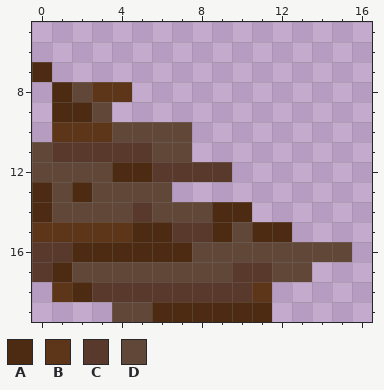
One commit to this pixel-art sprite: src/assets/block/wood/red/bottom_left/wood_red_bottom_left_1.png. This is how it looked before the edit.
The file is 20x20 pixels. Shown: x 0..16, y 5..19.
Palette (. is transparent): A #4d2b12  B #5d3518  C #59392c  D #604737
And afterwards:
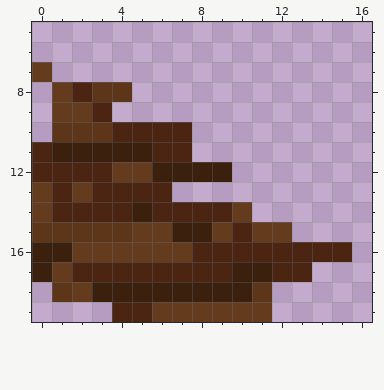
The commit says: all new darker woods
Diff:
colour A: #4d2b12 -> #653b1d
colour C: #59392c -> #3b200e
colour D: #604737 -> #4b2412
Changed rows in their new state; - is a pixel that keeps its letter.
first column x 9:
14 D
Where, in picture pixels (left, top, right, bottom), the same in both pictures:
changed: (32, 62, 352, 322)
